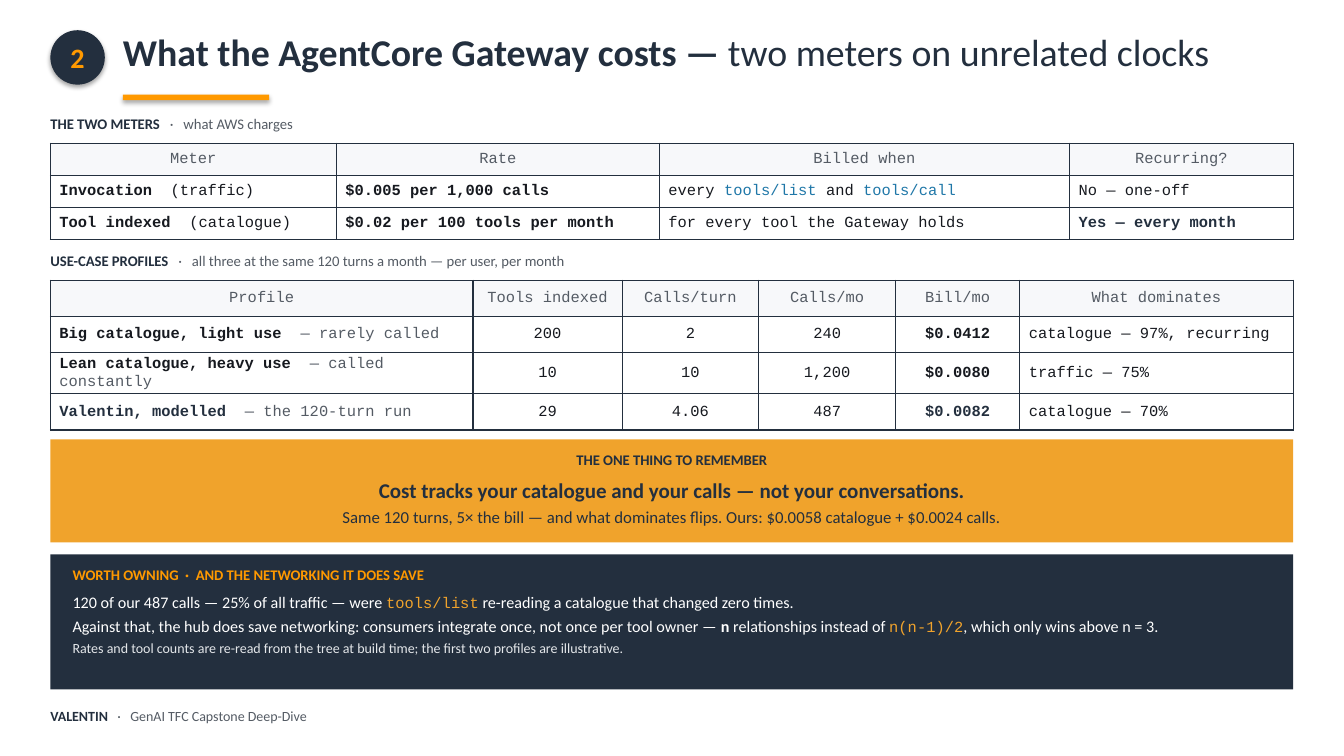
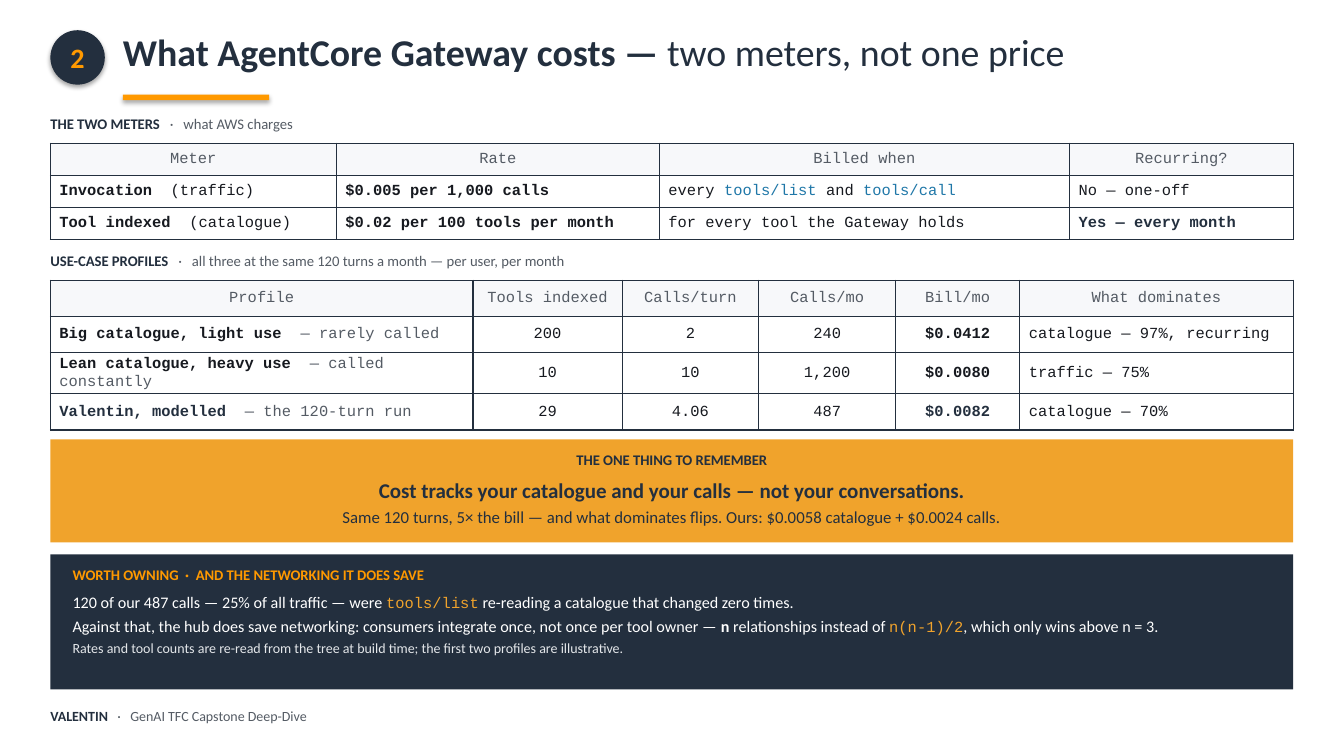
Before and after one commit to coralst/valentin-romantic-agent, a slide deck: slide 2 of docs/Valentin-Gateway-Slides.pptx. Drawn at 1344x756 pixels with LibreOffice and Linux fonts; fonts in the diff are those of the drawing. Boxes give left, top, right and bottom in pixels: in the first picture for what was removed or moved away, otherwise in the second. Text is boxed around its words. In the diff, an @@ line names an element or a change of style, - is before the commit and + after.

```diff
--- a/docs/Valentin-Gateway-Slides.pptx
+++ b/docs/Valentin-Gateway-Slides.pptx
@@ text at (123,39,1064,73): text changed @@
-What the AgentCore Gateway costs — two meters on unrelated clocks
+What AgentCore Gateway costs — two meters, not one price
```
Also in this commit, not shown: 1 other slide changed, 1 other file.
